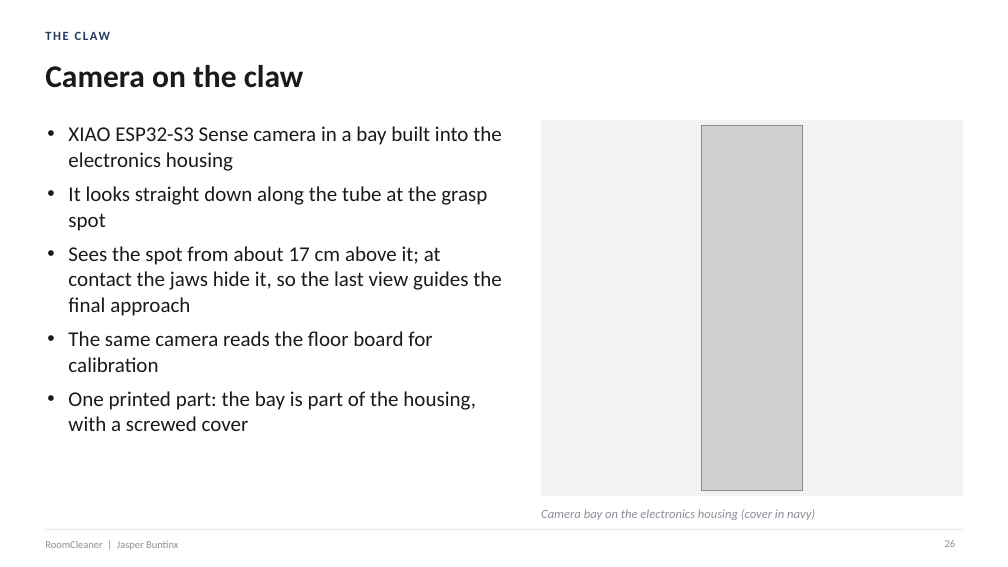
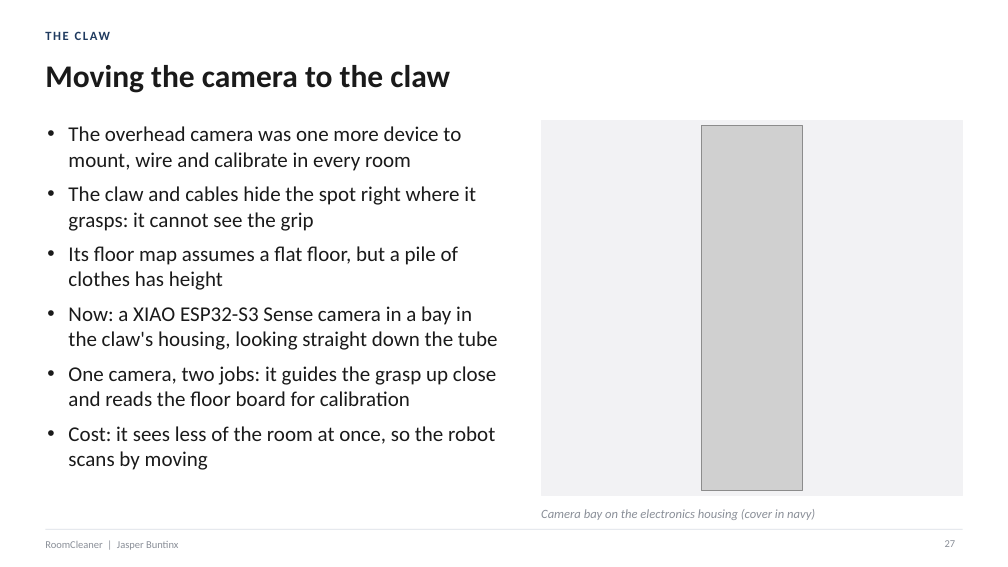
Before and after one commit to Jaspario1199/RoomCleaner, a slide deck: slide 27 of docs/presentation/deck_v3/RoomCleaner_Buntinx_Oct27_v3.pptx (slide 26 before the commit). Drawn at 1008x567 pixels with LibreOffice and Linux fonts; fonts in the diff are those of the drawing; grey boxes stand for pictures. Boxes give left, top, right and bottom in pixels: in the first picture for what was removed or moved away, otherwise in the second. Text is boxed around its words. In the diff, an @@ line names an element or a change of style, - is before the commit and + after.

```diff
--- a/docs/presentation/deck_v3/RoomCleaner_Buntinx_Oct27_v3.pptx
+++ b/docs/presentation/deck_v3/RoomCleaner_Buntinx_Oct27_v3.pptx
@@ text at bbox=[45, 65, 450, 93]: text changed @@
-Camera on the claw
+Moving the camera to the claw
@@ text at bbox=[68, 126, 498, 470]: text changed @@
-• XIAO ESP32-S3 Sense camera in a bay built into the electronics housing
-• It looks straight down along the tube at the grasp spot
-• Sees the spot from about 17 cm above it; at contact the jaws hide it, so the last view guides the final approach
-• The same camera reads the floor board for calibration
-• One printed part: the bay is part of the housing, with a screwed cover
+• The overhead camera was one more device to mount, wire and calibrate in every room
+• The claw and cables hide the spot right where it grasps: it cannot see the grip
+• Its floor map assumes a flat floor, but a pile of clothes has height
+• Now: a XIAO ESP32-S3 Sense camera in a bay in the claw's housing, looking straight down the tube
+• One camera, two jobs: it guides the grasp up close and reads the floor board for calibration
+• Cost: it sees less of the room at once, so the robot scans by moving
@@ page number at bbox=[945, 540, 956, 547]: text changed @@
-26
+27
```
Also in this commit, not shown: 4 other slides changed, 1 slide added, 9 other files.
